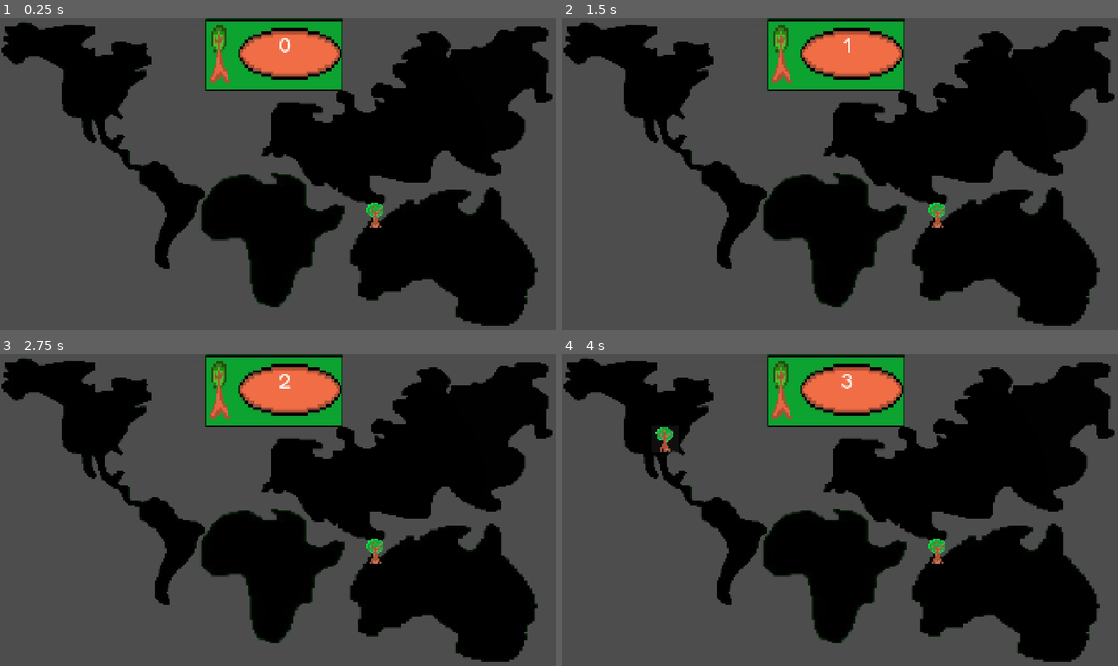
Above: before the commit, frames 1-4 (two rows, left to right).
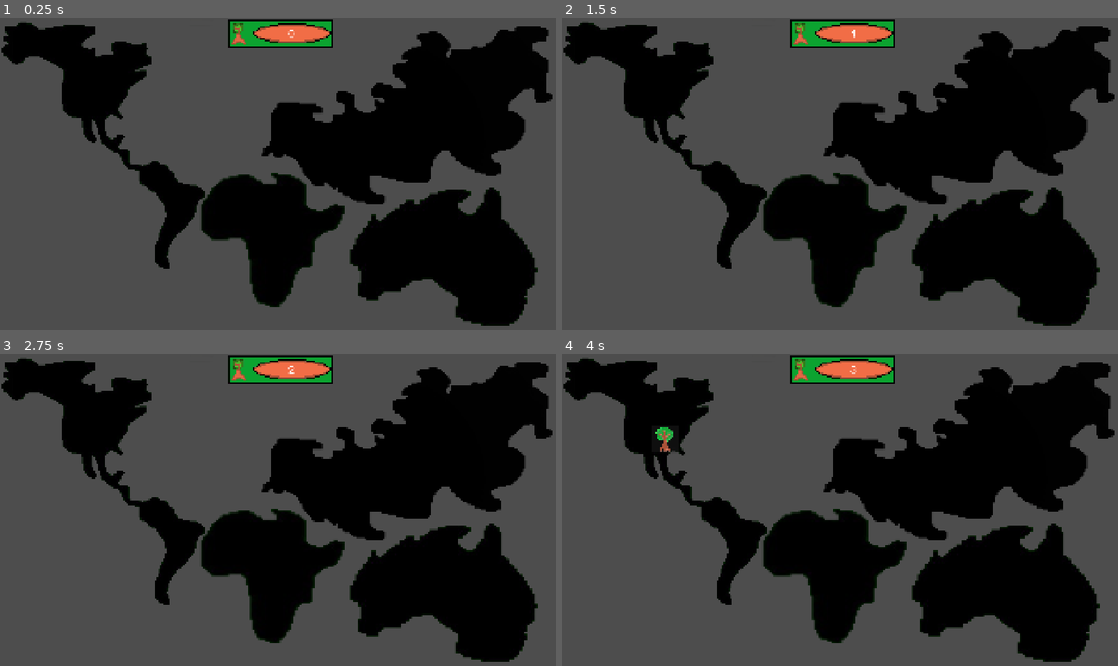
Above: after the commit, the same moments.

Repository: razsgriz/NatureStrikesBack
Game: Godot game, scene res://main.tscn
Same seed, same stepped clock (60 frames per second), same inputs: the game is played once before the commit and once after it.
Inputs (mouse positions are in pixels of both pictures, inside the frame that each line leads up to):
- Up to frame 1 (0.25 s): no input
- Up to frame 2 (1.5 s): tap Enter at 0.5 s; click (817, 214) at 1.25 s
- Up to frame 3 (2.75 s): click (478, 588) at 2 s
- Up to frame 4 (4 s): tap Space at 2.75 s; click (840, 541) at 3.5 s

The runs differ from the first frame. In frame 1, 5.3% of the frame differs, in the area x 36-69%, y 0-68%; in frame 2, 5.3%; in frame 3, 5.4%; in frame 4, 5.3%.

Commit message:
Fixed the UI size for counter

Diff:
--- a/main.tscn
+++ b/main.tscn
@@ -6,7 +6,6 @@
 [ext_resource type="Texture2D" uid="uid://ddfuwhieexy3s" path="res://assets/nort america.png" id="5_272bh"]
 [ext_resource type="Texture2D" uid="uid://dwkqf3njkhl5q" path="res://assets/waka waka (africa).png" id="6_5vw27"]
 [ext_resource type="PackedScene" uid="uid://d2wl2u53banj7" path="res://ui.tscn" id="6_7mycd"]
-[ext_resource type="Texture2D" uid="uid://booa8rtb52mek" path="res://assets/tree2.png" id="7_5vw27"]
 [ext_resource type="Script" uid="uid://bem72idfq5g18" path="res://player_data.gd" id="7_272bh"]
 
 [sub_resource type="GDScript" id="GDScript_0xm2m"]
@@ -70,11 +69,6 @@
 
 [node name="ui" parent="." unique_id=1690332116 instance=ExtResource("6_7mycd")]
 
-[node name="Sprite2D" type="Sprite2D" parent="ui" unique_id=928666921]
-position = Vector2(335, 140.00002)
-scale = Vector2(0.2, 0.2)
-texture = ExtResource("7_5vw27")
-
 [node name="player_data" type="Node2D" parent="." unique_id=2074780632]
 script = ExtResource("7_272bh")
 
--- a/ui.tscn
+++ b/ui.tscn
@@ -11,15 +11,16 @@
 script = ExtResource("1_nltto")
 
 [node name="counterui" parent="." unique_id=711349832 instance=ExtResource("1_37rai")]
-position = Vector2(-23, -399)
-scale = Vector2(0.66, 1.32)
+position = Vector2(0, -480)
+scale = Vector2(0.5, 0.5)
 
 [node name="treeAmount" type="Label" parent="." unique_id=186613561]
 top_level = true
-offset_left = -82.0
-offset_top = -490.0
-offset_right = 130.0
-offset_bottom = -347.0
+offset_left = -7.0
+offset_top = -508.0
+offset_right = 205.0
+offset_bottom = -422.0
+scale = Vector2(0.5, 0.5)
 size_flags_horizontal = 0
 size_flags_vertical = 8
 tooltip_text = "ebnfwjfwbjnlkjwfnkjen"
Not shown, added: assets/human counter.jpeg.import
